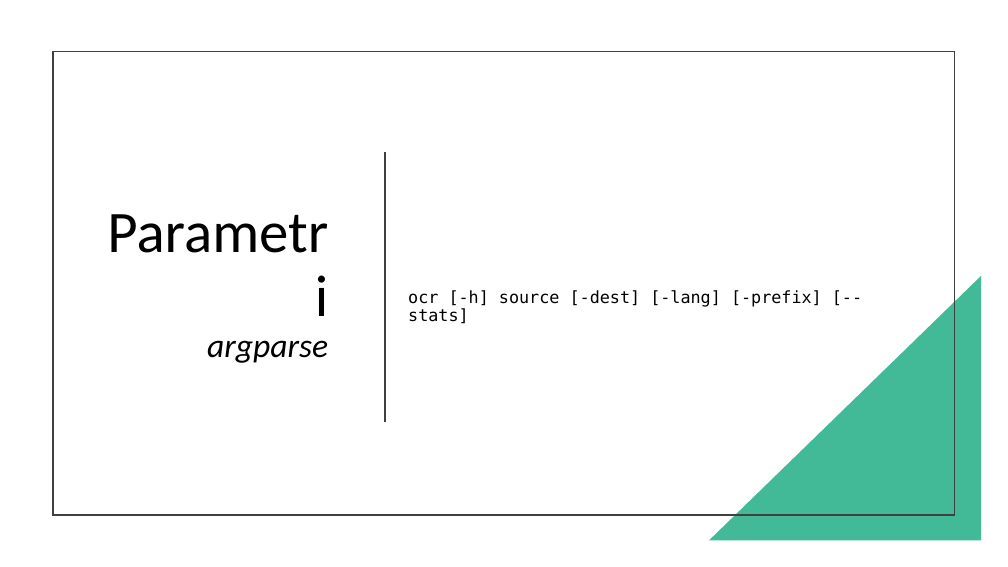
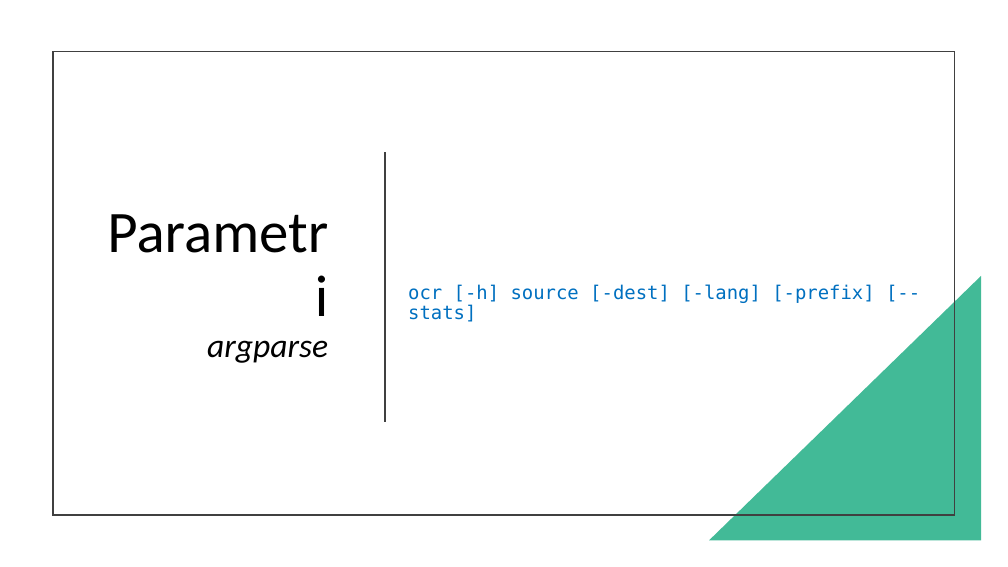
Before and after one commit to geo-petrini/ocr_cli, a slide deck: slide 17 of Presentazione/OCR_CLI.pptx. Drawn at 1008x567 pixels with LibreOffice and Linux fonts; fonts in the diff are those of the drawing. Boxes give left, top, right and bottom in pixels: in the first picture for what was removed or moved away, otherwise in the second. Text is boxed around its words. In the diff, an @@ line names an element or a change of style, - is before the commit and + after.

Commit message:
update

```diff
--- a/Presentazione/OCR_CLI.pptx
+++ b/Presentazione/OCR_CLI.pptx
@@ text "ocr [-h] source [-dest] [-lang] ..." at (408, 284, 874, 322): size 16 to 18 pt, text colour #000000 to #0070C0 @@
```
